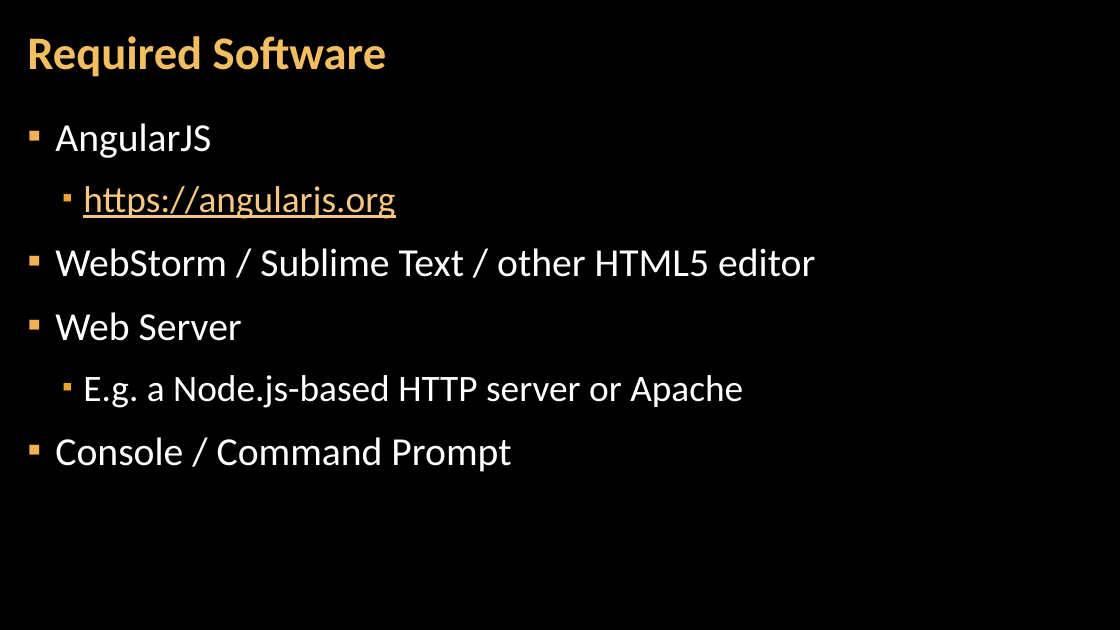
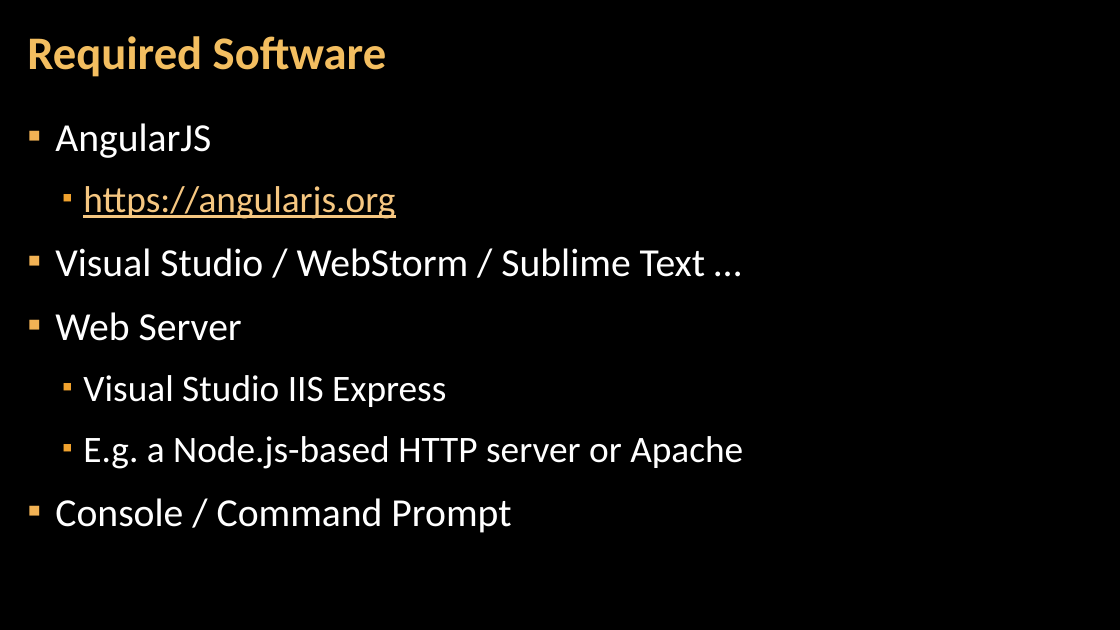
Before and after one commit to VladiGGeorgiev/Technical-Trainings, a slide deck: slide 12 of AngularJS/1.1. Introduction-to-AngularJS.pptx (slide 13 before the commit). Drawn at 1120x630 pixels with LibreOffice and Linux fonts; fonts in the diff are those of the drawing; background and template pictures are left out. Boxes give left, top, right and bottom in pixels: in the first picture for what was removed or moved away, otherwise in the second. Text is boxed around its words. In the diff, an @@ line names an element or a change of style, - is before the commit and + after.

```diff
--- a/AngularJS/1.1. Introduction-to-AngularJS.pptx
+++ b/AngularJS/1.1. Introduction-to-AngularJS.pptx
@@ text at [55,248,705,277]: text changed @@
-▪ WebStorm / Sublime Text / other HTML5 editor
+▪ Visual Studio / WebStorm / Sublime Text …
@@ text at [83,375,446,407]: paragraph added @@
+  ▪ Visual Studio IIS Express
```
Also in this commit, not shown: 1 slide removed.
